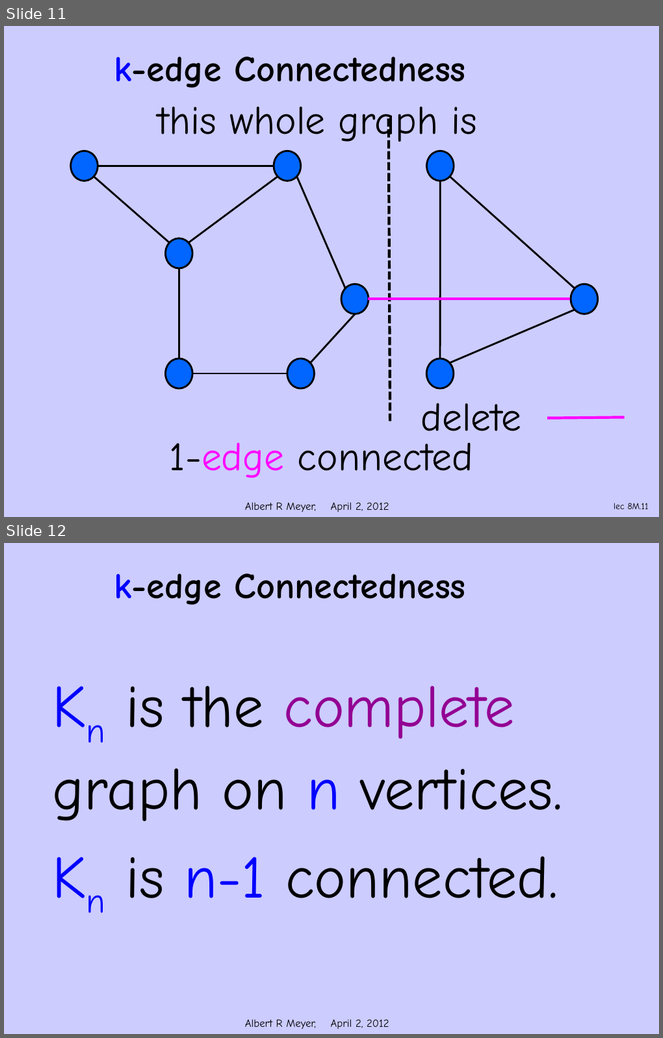
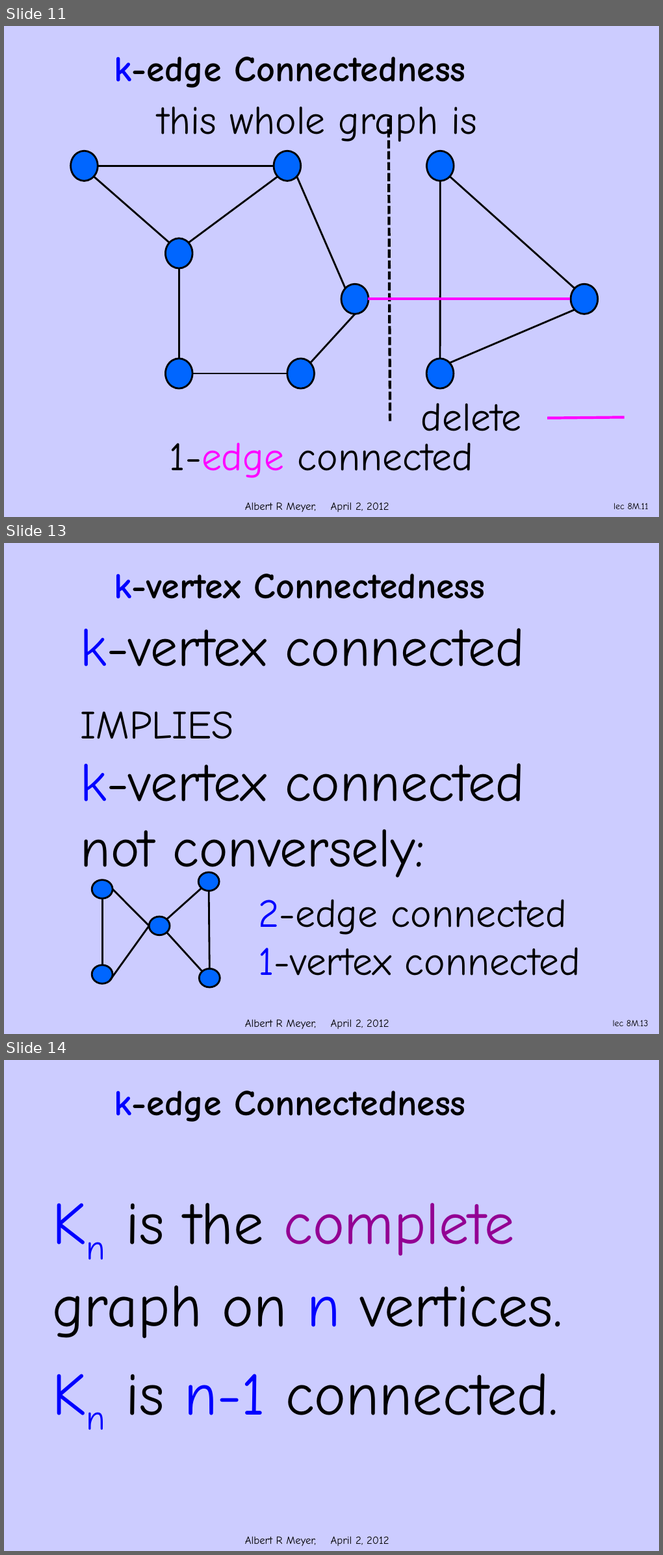
Before and after one commit to armeyer/mcs_web, a slide deck: spring12/slidesS12/simple-k-connect.pptx. Shown one above the other, each under a label of ours: slides 11 and 12 before the commit, slides 11, 13 and 14 after it; the slides between them are not shown. The pictures are 663x1038 and 663x1555 pixels, drawn with LibreOffice and Linux fonts; fonts in the diff are those of the drawing; background and template pictures are left out. Boxes give left, top, right and bottom in pixels: in the first picture for what was removed or moved away, otherwise in the second. Text is boxed around its words. In the diff, an @@ line names an element or a change of style, - is before the commit and + after.

```diff
--- a/spring12/slidesS12/simple-k-connect.pptx
+++ b/spring12/slidesS12/simple-k-connect.pptx
@@ slide 13 added at (x1=4, y1=543, x2=659, y2=1034), background #CCCCFF; not listed: 1 template element that a slide beside it also shows @@
@@ title added at (x1=114, y1=574, x2=485, y2=599), 40 pt, text #000000, bold @@
+k-vertex Connectedness
@@ text added at (x1=81, y1=628, x2=525, y2=884), 60 pt, text #000000 @@
+k-vertex connected
+IMPLIES
+k-vertex connected
+not conversely:
@@ text added at (x1=258, y1=899, x2=581, y2=976), 44 pt, text #000000 @@
+2-edge connected
+1-vertex connected
@@ group added at (x1=92, y1=873, x2=220, y2=988): 6 lines, 5 ellipses @@
@@ page number added at (x1=613, y1=1020, x2=649, y2=1027), 10 pt, text #000000 @@
+lec 8M.13
@@ what was slide 12 is now slide 14 @@
```
Also in this commit, not shown: 1 slide changed, 1 other slide added.
